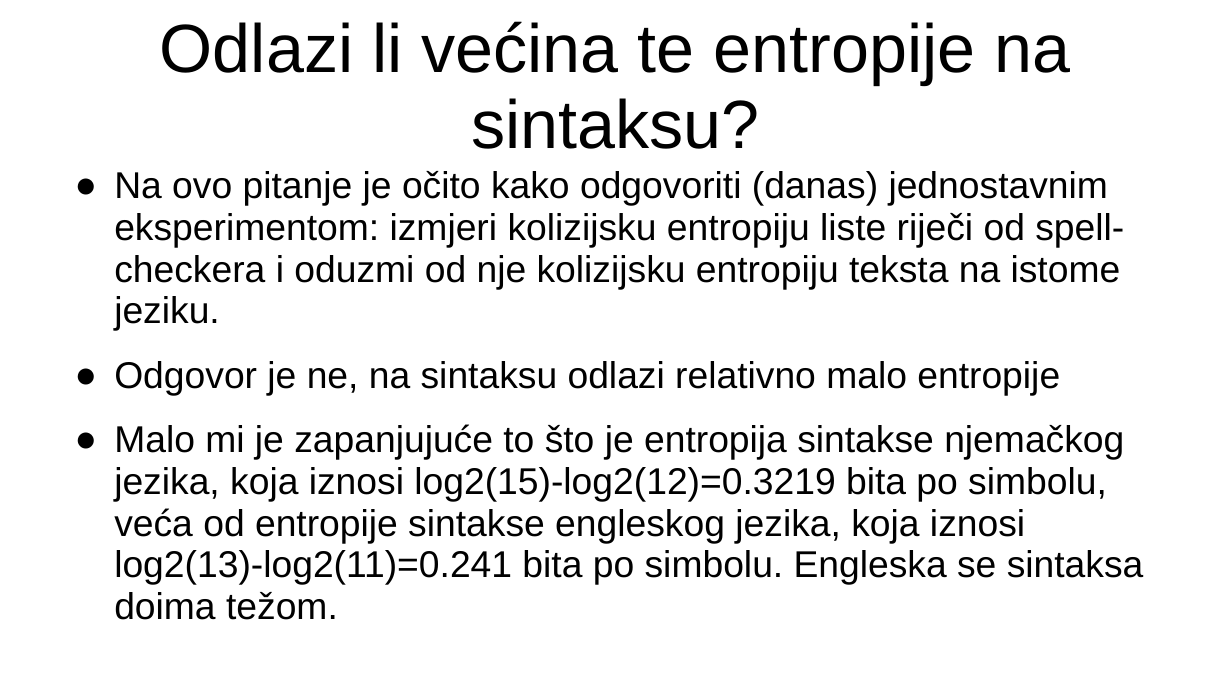
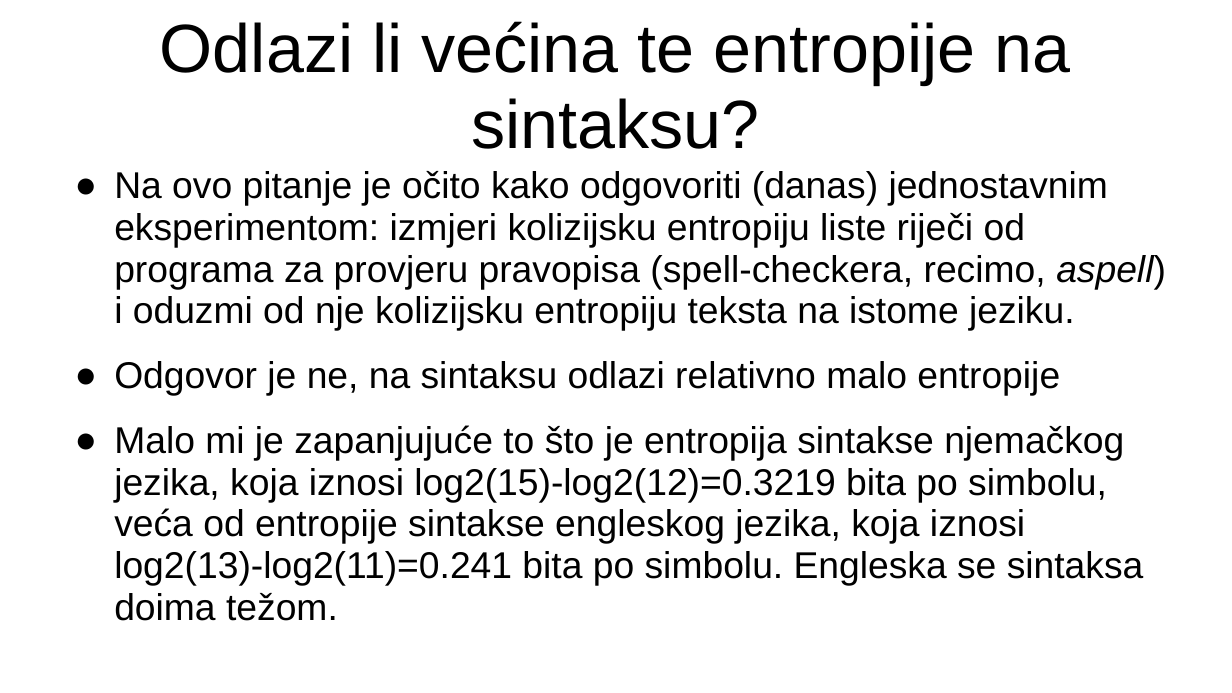
Before and after one commit to FlatAssembler/FlatAssembler.github.io, a slide deck: slide 12 of Karasica.ppt. Drawn at 1232x693 pixels with LibreOffice and Linux fonts; fonts in the diff are those of the drawing. Boxes give left, top, right and bottom in pixels: in the first picture for what was removed or moved away, otherwise in the second. Text is boxed around its words. In the diff, an @@ line names an element or a change of style, - is before the commit and + after.

```diff
--- a/Karasica.ppt
+++ b/Karasica.ppt
@@ text at [114,171,1166,331]: text changed @@
-● Na ovo pitanje je očito kako odgovoriti (danas) jednostavnim eksperimentom: izmjeri kolizijsku entropiju liste riječi od spell-checkera i oduzmi od nje kolizijsku entropiju teksta na istome jeziku.
+● Na ovo pitanje je očito kako odgovoriti (danas) jednostavnim eksperimentom: izmjeri kolizijsku entropiju liste riječi od programa za provjeru pravopisa (spell-checkera, recimo, aspell) i oduzmi od nje kolizijsku entropiju teksta na istome jeziku.
```
Also in this commit, not shown: 4 other slides changed.
